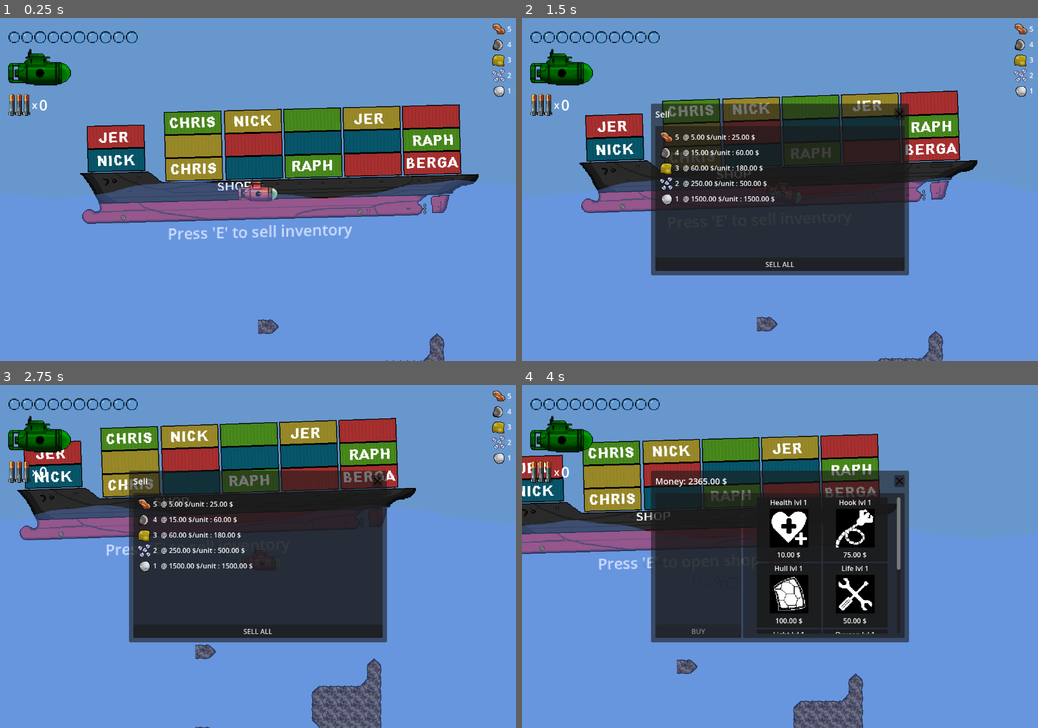
Above: before the commit, frames 1-4 (two rows, left to right).
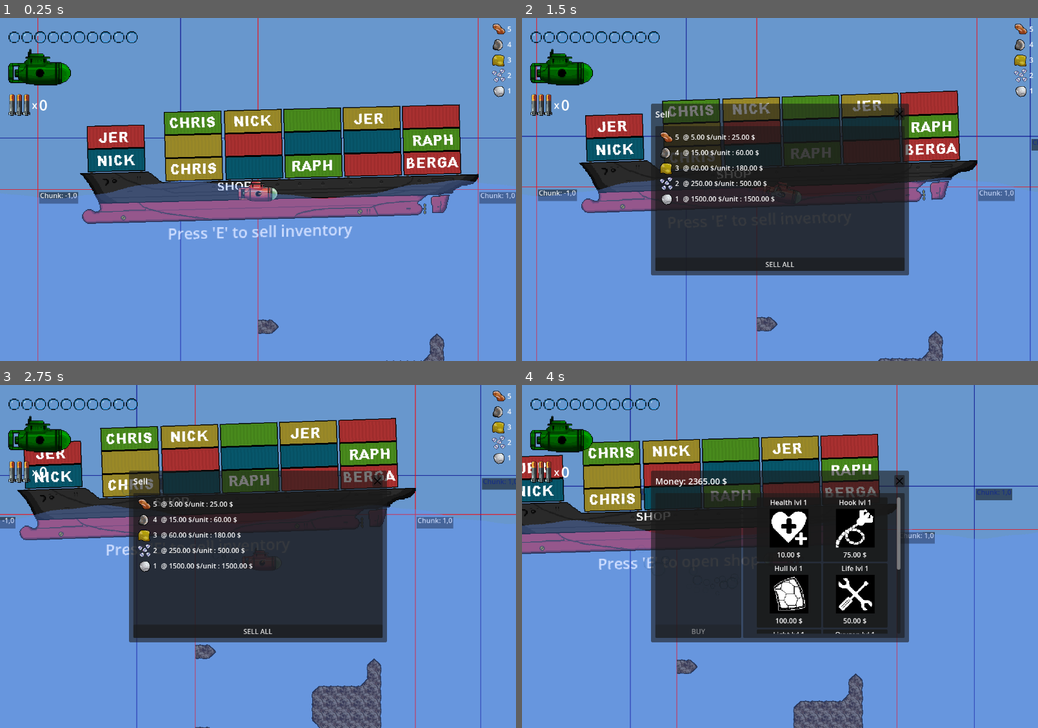
Above: after the commit, the same moments.

Repository: misterbamboo/ld57
Game: Godot game, scene res://MainGame.tscn
The game is run twice, just before and just after one commit, with the same random seed, the same clock (stepped at 60 frames per second) and the same inputs.
Inputs (mouse positions are in pixels of both pictures, inside the frame that each line leads up to):
- Up to frame 1 (0.25 s): no input
- Up to frame 2 (1.5 s): tap E at 0.5, 1.25 s; move the mouse to (893, 172) at 0.52 s; hold Right (sub_right) 0.53-1.28 s; tap R at 0.6 s; click (893, 172) at 0.67 s; move the mouse to (676, 206) at 1.27 s; hold Down (sub_down) from 1.28 s (still down); click (676, 206) at 1.35 s
- Up to frame 3 (2.75 s): tap R at 1.55, 2.1 s; tap E at 2 s; move the mouse to (309, 481) at 2.02 s; release Down (sub_down) at 2.03 s; hold Right (sub_right) from 2.03 s (still down)
- Up to frame 4 (4 s): tap E at 2.75, 2.85, 3.5 s; move the mouse to (754, 625) at 2.77 s; release Right (sub_right) at 2.78 s; hold Up (sub_up) 2.78-3.53 s; click (754, 625) at 2.92 s; tap R at 3.05, 3.6 s; move the mouse to (934, 607) at 3.52 s; hold Left (sub_left) from 3.53 s (still down)

The runs differ from the first frame. In frame 1, 1.4% of the frame differs, in the area x 0-100%, y 0-100%; in frame 2, 1.7%; in frame 3, 1.4%; in frame 4, 1.2%.

Commit message:
refactor: clean code map rendering code

Diff:
--- a/src/godotproject/CameraManagement/submarinefollow.gd
+++ b/src/godotproject/CameraManagement/submarinefollow.gd
@@ -1,208 +1,76 @@
+# Manages the camera following the submarine and handles map chunk loading
 extends Node2D
 
+# External references
 @export var target: Node2D
 @export var follow_speed: float = 10.0
 
-# Submarine depth tracking
+# Chunk configuration
+const CHUNK_SIZE := 16
+
+# Tile size configuration
+@export var cell_size: int = 20
+@export var background_cell_size: int = 128
+
+# Current chunk tracking
 var current_x_chunk := 0
 var current_y_chunk := 0
-
-# Background tracking
 var current_background_x_chunk := 0
 var current_background_y_chunk := 0
 
-# Cell size in pixels - determines the grid for tile placement
-@export var cell_size: int = 20
-@export var background_cell_size: int = 128
-
-# We want each chunk to be 16x16 tiles
-const CHUNK_SIZE := 16
-
-# Calculate tiles needed per chunk
-var tiles_per_chunk_x: int:
-	get: return CHUNK_SIZE
-var tiles_per_chunk_y: int:
-	get: return CHUNK_SIZE
-
-# Background tiles per chunk (may be different size)
-var background_tiles_per_chunk_x: int:
-	get: return CHUNK_SIZE
-var background_tiles_per_chunk_y: int:
-	get: return CHUNK_SIZE
-
-# Helper method to calculate chunk coordinates in a consistent way
 func get_chunk_coordinates(world_pos: Vector2, cell_size_value: int) -> Vector2:
-	# Convert world position to tile coordinates
 	var tile_x = int(world_pos.x / cell_size_value)
 	var tile_y = int(world_pos.y / cell_size_value)
-
-	# Convert tile coordinates to chunk coordinates
 	var chunk_x = floor(float(tile_x) / CHUNK_SIZE)
 	var chunk_y = floor(float(tile_y) / CHUNK_SIZE)
-
 	return Vector2(chunk_x, chunk_y)
 
 func _process(delta: float) -> void:
 	if target != null:
 		var target_position = target.position
 		position = position.lerp(target_position, follow_speed * delta)
+	update_main_layer_chunks()
+	update_background_layer_chunks()
 
-	_check_if_should_reload_map_viewport_chunk()
-	_check_if_should_reload_map_background()
-
-func _check_if_should_reload_map_viewport_chunk():
-	# Get submarine position and calculate chunk coordinates using the helper
+func update_main_layer_chunks():
 	var submarine_position = target.position
 	var chunk_coords = get_chunk_coordinates(submarine_position, cell_size)
 	var x_chunk = int(chunk_coords.x)
-	var y_chunk = max(0, int(chunk_coords.y))  # Keep y non-negative (no chunks above water)
+	var y_chunk = max(0, int(chunk_coords.y))
 
-	# Only load if we've changed chunk in either dimension
 	if current_x_chunk != x_chunk or current_y_chunk != y_chunk:
-		# Debug statement for chunk boundary crossing
-		print("==== CROSSING CHUNK BOUNDARY ====")
-		print("Moving from chunk (%d,%d) to chunk (%d,%d)" % [current_x_chunk, current_y_chunk, x_chunk, y_chunk])
+		var chunks_to_load = calculate_chunks_to_load(x_chunk, y_chunk)
+		for coord in chunks_to_load:
+			load_chunk(coord.x, coord.y, MapLayers.LEVEL)
 
-		# Calculate how many chunks we need to load around the player
-		# Typically we want to load a 3×3 grid centered on the submarine
-		var x_min = x_chunk - 1
-		var x_max = x_chunk + 1
-		var y_min = max(0, y_chunk - 1)  # Don't go above water
-		var y_max = y_chunk + 1
-
-		# Print the grid of chunks that will be loaded
-		print("Chunks that will be loaded (grid):")
-
-		# Print top row
-		var top_row = ""
-		for x in range(x_min, x_max + 1):
-			if y_min == y_chunk:
-				# If y_chunk is 0, then submarine is in the top row
-				if x == x_chunk:
-					top_row += " SUB |"
-				else:
-					top_row += "(%d,%d)|" % [x, y_min]
-			else:
-				top_row += "(%d,%d)|" % [x, y_min]
-		print(top_row.substr(0, top_row.length() - 1))  # Remove trailing |
-
-		# Print middle row - only if submarine isn't in the top row
-		if y_min != y_chunk:
-			var middle_row = ""
-			for x in range(x_min, x_max + 1):
-				if x == x_chunk and y_chunk == y_min + 1:
-					middle_row += " SUB |"
-				else:
-					middle_row += "(%d,%d)|" % [x, y_min + 1]
-			print(middle_row.substr(0, middle_row.length() - 1))  # Remove trailing |
-
-		# Print bottom row - always show this row
-		var bottom_row = ""
-		for x in range(x_min, x_max + 1):
-			if y_chunk == y_max:
-				# If submarine is in the bottom row
-				if x == x_chunk:
-					bottom_row += " SUB |"
-				else:
-					bottom_row += "(%d,%d)|" % [x, y_max]
-			else:
-				bottom_row += "(%d,%d)|" % [x, y_max]
-		print(bottom_row.substr(0, bottom_row.length() - 1))  # Remove trailing |
-
-		# Load each chunk individually - this improves performance by generating only what's needed
-		for load_x in range(x_min, x_max + 1):
-			for load_y in range(y_min, y_max + 1):
-				load_chunk(load_x, load_y, MapLayers.LEVEL)
-
-		# Update current position
 		current_x_chunk = x_chunk
 		current_y_chunk = y_chunk
 
-func _check_if_should_reload_map_background():
-	# Get submarine position and calculate chunk coordinates using the helper
+func update_background_layer_chunks():
 	var submarine_position = target.position
 	var chunk_coords = get_chunk_coordinates(submarine_position, background_cell_size)
 	var x_chunk = int(chunk_coords.x)
-	var y_chunk = max(0, int(chunk_coords.y))  # Keep y non-negative (no chunks above water)
+	var y_chunk = max(0, int(chunk_coords.y))
 
-	# Only load if we've changed chunk in either dimension
 	if current_background_x_chunk != x_chunk or current_background_y_chunk != y_chunk:
-		# Debug statement for background chunk boundary crossing
-		print("==== CROSSING BACKGROUND CHUNK BOUNDARY ====")
-		print("Moving from BG chunk (%d,%d) to BG chunk (%d,%d)" % [current_background_x_chunk, current_background_y_chunk, x_chunk, y_chunk])
+		var chunks_to_load = calculate_chunks_to_load(x_chunk, y_chunk)
+		for coord in chunks_to_load:
+			load_chunk(coord.x, coord.y, MapLayers.BACKGROUND)
 
-		# Calculate how many chunks we need to load around the player
-		var x_min = x_chunk - 1
-		var x_max = x_chunk + 1
-		var y_min = max(0, y_chunk - 1)  # Don't go above water
-		var y_max = y_chunk + 1
-
-		# Print the grid of chunks that will be loaded
-		print("Background chunks that will be loaded (grid):")
-
-		# Print top row
-		var top_row = ""
-		for x in range(x_min, x_max + 1):
-			if y_min == y_chunk:
-				# If y_chunk is 0, then submarine is in the top row
-				if x == x_chunk:
-					top_row += " SUB |"
-				else:
-					top_row += "(%d,%d)|" % [x, y_min]
-			else:
-				top_row += "(%d,%d)|" % [x, y_min]
-		print(top_row.substr(0, top_row.length() - 1))  # Remove trailing |
-
-		# Print middle row - only if submarine isn't in the top row
-		if y_min != y_chunk:
-			var middle_row = ""
-			for x in range(x_min, x_max + 1):
-				if x == x_chunk and y_chunk == y_min + 1:
-					middle_row += " SUB |"
-				else:
-					middle_row += "(%d,%d)|" % [x, y_min + 1]
-			print(middle_row.substr(0, middle_row.length() - 1))  # Remove trailing |
-
-		# Print bottom row - always show this row
-		var bottom_row = ""
-		for x in range(x_min, x_max + 1):
-			if y_chunk == y_max:
-				# If submarine is in the bottom row
-				if x == x_chunk:
-					bottom_row += " SUB |"
-				else:
-					bottom_row += "(%d,%d)|" % [x, y_max]
-			else:
-				bottom_row += "(%d,%d)|" % [x, y_max]
-		print(bottom_row.substr(0, bottom_row.length() - 1))  # Remove trailing |
-
-		# Load each chunk individually
-		for load_x in range(x_min, x_max + 1):
-			for load_y in range(y_min, y_max + 1):
-				load_chunk(load_x, load_y, MapLayers.BACKGROUND)
-
-		# Update current position
 		current_background_x_chunk = x_chunk
 		current_background_y_chunk = y_chunk
 
-# New chunk-based loading method
+func calculate_chunks_to_load(center_x: int, center_y: int) -> Array[Vector2i]:
+	var chunks_to_load: Array[Vector2i] = []
+	var x_min = center_x - 1
+	var x_max = center_x + 1
+	var y_min = max(0, center_y - 1)
+	var y_max = center_y + 1
+	for x in range(x_min, x_max + 1):
+		for y in range(y_min, y_max + 1):
+			chunks_to_load.append(Vector2i(x, y))
+	return chunks_to_load
+
 func load_chunk(chunk_x: int, chunk_y: int, map_layer: int):
-	# Make sure y is non-negative (can't go above water)
 	chunk_y = max(0, chunk_y)
-
-	# Debug information to help troubleshoot chunk loading
-	print("Loading chunk (%d,%d) layer %d" % [chunk_x, chunk_y, map_layer])
-
-	# Simply send the chunk coordinates to the map generator
 	EventBus.raise(LoadMapChunkEvent.new(map_layer, chunk_x, chunk_y))
-
-# Legacy method for backward compatibility
-func load_page_2d(x_page: int, y_page: int, map_layer: int):
-	# Convert page coordinates to chunk coordinates and use the new system
-	# Note: This assumes a 1:1 mapping between pages and chunks for compatibility
-	load_chunk(x_page, y_page, map_layer)
-
-# Legacy method for backward compatibility
-func load_page(page: int, map_layer: int, _rows_per_page: float):
-	# Convert to chunk coordinates
-	load_chunk(0, page, map_layer)
--- a/src/godotproject/MainGame.tscn
+++ b/src/godotproject/MainGame.tscn
@@ -69,7 +69,6 @@
 script = ExtResource("1_3tbxw")
 width = 100
 cell_size = 32
-debug_show_updated_areas = null
 
 [node name="TileMapRenderer" type="Node2D" parent="Map/MapGenerator"]
 script = ExtResource("7_a6adi")
@@ -143,8 +142,6 @@
 [node name="MapGenerator" type="Node2D" parent="ParallaxBackground/ParallaxLayer"]
 script = ExtResource("1_3tbxw")
 map_layer = 1
-debug_show_chunk_seams = null
-debug_show_updated_areas = null
 metadata/_custom_type_script = "uid://sc7omqwitfjq"
 
 [node name="TileMapRenderer" type="Node2D" parent="ParallaxBackground/ParallaxLayer/MapGenerator"]
--- a/src/godotproject/Map/map_generator.gd
+++ b/src/godotproject/Map/map_generator.gd
@@ -1,22 +1,21 @@
 @tool
 class_name MapGenerator extends Node2D
 
-# Map configuration
+# Configuration
 @export var map_layer: int = 0
 @export var width: int = 50
 @export var cell_size: int = 50
 @export var source_id: int = 0
-@export var debug_show_chunk_seams: bool = false  # Toggle for showing chunk seam debug lines
-@export var debug_show_updated_areas: bool = true  # Toggle for showing fading rectangles over updated areas
-
-# Constants for chunk size
-const CHUNK_SIZE := 16  # Each chunk is 16x16 tiles for all layer types
-
-# Components
+
+# Debug visualization option
+@export var debug_visualization: bool = true
+
+# Chunk configuration
+const CHUNK_SIZE := 16
+
+# Core components
 var noise_generator: NoiseGenerator
 var marching_squares: MarchingSquaresGenerator
-
-# Child node references
 var renderer: MapRenderer = null
 
 # Debug visualization for updated areas
@@ -34,66 +33,83 @@
 		self.y_from = area_y_from
 		self.y_to = area_y_to
 		self.time_left = duration
-		# Random vibrant color with alpha
 		self.color = Color(
-			randf_range(0.5, 1.0),  # Red
-			randf_range(0.5, 1.0),  # Green
-			randf_range(0.5, 1.0),  # Blue
-			0.6                     # Alpha
+			randf_range(0.5, 1.0),
+			randf_range(0.5, 1.0),
+			randf_range(0.5, 1.0),
+			0.6
 		)
 
-# List of recently updated areas to visualize
+# Active debug visualizations
 var updated_areas: Array[UpdatedArea] = []
 
 func _ready():
 	randomize()
 	if Engine.is_editor_hint():
 		return
-	ExplosionMap.on_explosion.connect(addExplosionAt)
-	EventBus.register(LoadMapChunkEvent.event_name, _on_load_map_chunk_event)
-	# Initialize noise components
+
+	initialize_components()
+	connect_signals()
+	build_initial_map()
+
+func initialize_components():
+	# Initialize noise generation system
 	noise_generator = NoiseGenerator.new(5)
 	_setup_default_noise_params()
 	marching_squares = MarchingSquaresGenerator.new(noise_generator)
 
-	# Find required renderer node
+	# Find the required renderer node
 	_find_renderer_node()
 
-	# Build initial map
-	randomize()
+func connect_signals():
+	ExplosionMap.on_explosion.connect(addExplosionAt)
+	EventBus.register(LoadMapChunkEvent.event_name, _on_load_map_chunk_event)
+
+func build_initial_map():
 	build(0, 16, 0, 16)
 
 func _process(delta):
-	if debug_show_chunk_seams:
-		queue_redraw()  # Request redraw for debug lines
-
-	if debug_show_updated_areas and updated_areas.size() > 0:
-		var areas_to_remove = []
-
-		# Update time left for each area
-		for i in range(updated_areas.size()):
-			updated_areas[i].time_left -= delta
-
-			# Decrease alpha based on time left
-			var alpha_multiplier = updated_areas[i].time_left / 1.5  # 1.5 seconds is the total duration
-			updated_areas[i].color.a = 0.6 * alpha_multiplier
-
-			# Mark for removal if faded out
-			if updated_areas[i].time_left <= 0:
-				areas_to_remove.append(i)
-
-		# Remove faded out areas (in reverse order to avoid index issues)
-		for i in range(areas_to_remove.size() - 1, -1, -1):
-			updated_areas.remove_at(areas_to_remove[i])
-
-		# Only redraw if there are still areas to show or we just removed some
-		if updated_areas.size() > 0 or areas_to_remove.size() > 0:
-			queue_redraw()
+	# Handle debug visualization updates
+	update_debug_visualizations(delta)
+
+func update_debug_visualizations(delta):
+	if debug_visualization:
+		queue_redraw()
+
+	if debug_visualization and not updated_areas.is_empty():
+		process_updated_areas(delta)
+
+func process_updated_areas(delta):
+	var areas_to_remove = []
+
+	# Update time left for each area and adjust opacity
+	for i in range(updated_areas.size()):
+		updated_areas[i].time_left -= delta
+
+		var alpha_multiplier = updated_areas[i].time_left / 1.5
+		updated_areas[i].color.a = 0.6 * alpha_multiplier
+
+		# Mark for removal if faded out
+		if updated_areas[i].time_left <= 0:
+			areas_to_remove.append(i)
+
+	# Remove faded out areas (in reverse order to avoid index issues)
+	for i in range(areas_to_remove.size() - 1, -1, -1):
+		updated_areas.remove_at(areas_to_remove[i])
+
+	# Redraw if there are any changes
+	if not updated_areas.is_empty() or not areas_to_remove.is_empty():
+		queue_redraw()
 
 func _draw():
-	if not debug_show_chunk_seams:
-		return
-
+	if not debug_visualization:
+		return
+
+	# Draw debug visualizations if enabled
+	draw_chunk_boundaries()
+	draw_updated_areas()
+
+func draw_chunk_boundaries():
 	# Calculate view bounds based on viewport
 	var viewport = get_viewport()
 	var canvas_transform = get_canvas_transform()
@@ -111,50 +127,53 @@
 	# Draw chunk seams
 	_draw_chunk_seams(top_left, bottom_right, CHUNK_SIZE, CHUNK_SIZE, cell_size, color)
 
-	# Draw updated areas if enabled
-	if debug_show_updated_areas:
-		for area in updated_areas:
-			# Convert tile coordinates to world coordinates
-			var rect_pos = Vector2(area.x_from * cell_size, area.y_from * cell_size)
-			var rect_size = Vector2((area.x_to - area.x_from) * cell_size, (area.y_to - area.y_from) * cell_size)
-
-			# Draw the rectangle with the area's current color
-			draw_rect(Rect2(rect_pos, rect_size), area.color, true)
-
-			# Draw a border around the rectangle (slightly darker than the fill color)
-			var border_color = area.color
-			border_color.r *= 0.8
-			border_color.g *= 0.8
-			border_color.b *= 0.8
-			border_color.a = min(1.0, area.color.a * 1.5)  # Make border more visible
-			draw_rect(Rect2(rect_pos, rect_size), border_color, false, 2.0)
+func draw_updated_areas():
+	for area in updated_areas:
+		# Convert tile coordinates to world coordinates
+		var rect_pos = Vector2(area.x_from * cell_size, area.y_from * cell_size)
+		var rect_size = Vector2((area.x_to - area.x_from) * cell_size, (area.y_to - area.y_from) * cell_size)
+
+		# Draw filled rectangle with current opacity
+		draw_rect(Rect2(rect_pos, rect_size), area.color, true)
+
+		# Draw border (slightly darker than the fill color)
+		var border_color = area.color
+		border_color.r *= 0.8
+		border_color.g *= 0.8
+		border_color.b *= 0.8
+		border_color.a = min(1.0, area.color.a * 1.5)  # Make border more visible
+		draw_rect(Rect2(rect_pos, rect_size), border_color, false, 2.0)
+
+func add_updated_area_debug(area_x_from: int, area_x_to: int, area_y_from: int, area_y_to: int):
+	updated_areas.append(UpdatedArea.new(area_x_from, area_x_to, area_y_from, area_y_to, 1.5))
+	queue_redraw()
 
 func addExplosionAt(pos: Vector2, radius: float) -> void:
 	if renderer == null:
 		return
 
+	# Calculate boundaries for the affected area
 	var x_from = int(pos.x - radius)
 	var x_to = int(pos.x + radius + 1)
 	var y_from = int(pos.y - radius)
 	var y_to = int(pos.y + radius + 1)
 
+	# Ensure coordinates are within valid range
 	x_from = max(0, x_from)
 	y_from = max(0, y_from)
 	x_to = min(width, x_to)
 	y_to = max(y_to, 0)
 
-	if renderer != null:
-		# Fix parameter order to match function signature
-		renderer.render_map(marching_squares, x_from, x_to, y_from, y_to)
+	# Regenerate the affected area
+	renderer.render_map(marching_squares, x_from, x_to, y_from, y_to)
 
 func _on_load_map_chunk_event(event: LoadMapChunkEvent):
 	if event.map_layer != map_layer:
 		return
 
-	# Store the chunk position for debugging
+	# Extract chunk coordinates
 	var chunk_x = event.chunk_x
 	var chunk_y = event.chunk_y
-	var event_map_layer = event.map_layer  # Renamed to avoid shadowing the class variable
 
 	# Convert chunk coordinates to tile coordinates
 	var x_from = chunk_x * CHUNK_SIZE
@@ -162,27 +181,24 @@
 	var y_from = chunk_y * CHUNK_SIZE
 	var y_to = y_from + CHUNK_SIZE
 
-	print("Map layer %d: Loading chunk at (%d,%d), tile range: (%d,%d) to (%d,%d)" % [event_map_layer, chunk_x, chunk_y, x_from, y_from, x_to, y_to])
-
-	# Build the chunk using the existing build method
+	# Generate the chunk
 	build(x_from, x_to, y_from, y_to)
 
-	# Add visual debug for the updated area if enabled
-	if debug_show_updated_areas:
+	# Add debug visualization if enabled
+	if debug_visualization:
 		add_updated_area_debug(x_from, x_to, y_from, y_to)
 
-func add_updated_area_debug(area_x_from: int, area_x_to: int, area_y_from: int, area_y_to: int):
-	# Create a new updated area and add it to the list
-	# Using different parameter names to avoid shadowing warnings
-	updated_areas.append(UpdatedArea.new(area_x_from, area_x_to, area_y_from, area_y_to, 1.5))  # Fade out over 1.5 seconds
-	queue_redraw()  # Request a redraw to show the new area
+func build(x_from: int, x_to: int, y_from: int, y_to: int):
+	if Engine.is_editor_hint() or renderer == null:
+		return
+
+	# Generate map with the renderer
+	renderer.render_map(marching_squares, x_from, x_to, y_from, y_to)
 
 func get_chunk_coordinates_at_world_position(world_pos: Vector2) -> Vector2:
-	# Calculate chunk coordinates from world position
 	var tile_x = int(world_pos.x / cell_size)
 	var tile_y = int(world_pos.y / cell_size)
 
-	# Convert tile coordinates to chunk coordinates
 	var chunk_x = floor(float(tile_x) / CHUNK_SIZE)
 	var chunk_y = floor(float(tile_y) / CHUNK_SIZE)
 
@@ -190,35 +206,34 @@
 
 func _find_renderer_node():
 	renderer = null
-
 	var renderer_count = 0
-	# Find the first renderer node
+
 	for child in get_children():
 		if child is MapRenderer:
 			renderer_count += 1
-			if renderer == null:  # Take the first one found
+			if renderer == null:
 				renderer = child
 
-	# Display error if required node is missing
 	if renderer == null:
-		push_error("MapGenerator requires a MapRenderer child node (TileMapRenderer or PolygonRenderer)!")
-		printerr("MapGenerator requires a MapRenderer child node!")
-
-	# Display warning if multiple renderers found
+		push_error("MapGenerator requires a MapRenderer child node")
+		printerr("MapGenerator requires a MapRenderer child node")
+
 	if renderer_count > 1:
 		push_warning("MapGenerator found multiple renderer nodes. Only the first one will be used.")
-		printerr("MapGenerator found multiple renderer nodes. Only the first one will be used.")
 
 func _setup_default_noise_params():
-	# First layer
-	var seed_1 = randf() * 100000 # save seed to have same result later
+	# First layer - main terrain structure
+	var seed_1 = randf() * 100000
 	noise_generator.set_noise_params(0, 1.00, 6.50, seed_1, 0.18, 7.40, 0.87, 0.58)
-	# Second layer
-	var seed_2 = randf() * 100000 # save seed to have same result later
+
+	# Second layer - detail and variation
+	var seed_2 = randf() * 100000
 	noise_generator.set_noise_params(1, 0.50, 37.5, seed_2, 0.11, 7.00, 0.65, 0.01)
-	# Third layer
-	var seed_3 = randf() * 100000 # save seed to have same result later
+
+	# Third layer - subtle noise
+	var seed_3 = randf() * 100000
 	noise_generator.set_noise_params(2, 1.00, 0.00, seed_3, 0.12, 0.00, 0.00, 0.00)
+
 	# Fourth and fifth layers (unused by default)
 	noise_generator.set_noise_params(3, 0.00, 0.00, 0.00, 0.00, 0.00, 0.00, 0.00)
 	noise_generator.set_noise_params(4, 0.00, 0.00, 0.00, 0.00, 0.00, 0.00, 0.00)
@@ -230,18 +245,9 @@
 	if event is InputEventKey and event.pressed and event.keycode == KEY_R:
 		build(0, 16, 0, 16)
 
-func build(x_from: int, x_to: int, y_from: int, y_to: int):
-	if Engine.is_editor_hint() or renderer == null:
-		return
-
-	# Generate map with the renderer
-	if renderer != null:
-		renderer.render_map(marching_squares, x_from, x_to, y_from, y_to)
-
 func _get_configuration_warnings():
 	var warnings = []
 
-	# Look for renderer child nodes
 	var has_renderer = false
 	var renderer_count = 0
 
@@ -251,7 +257,7 @@
 			renderer_count += 1
 
 	if not has_renderer:
-		warnings.append("MapGenerator requires a MapRenderer child node (TileMapRenderer or PolygonRenderer)!")
+		warnings.append("MapGenerator requires a MapRenderer child node")
 
 	if renderer_count > 1:
 		warnings.append("MapGenerator has multiple renderer nodes. Only the first one will be used.")
@@ -259,47 +265,55 @@
 	return warnings
 
 func _draw_chunk_seams(top_left: Vector2, bottom_right: Vector2, rows_in_chunk: float, cols_in_chunk: float, cell_size_px: float, color: Color):
-	# Calculate chunk dimensions in world units (number of tiles × cell size)
 	var chunk_height = rows_in_chunk * cell_size_px
 	var chunk_width = cols_in_chunk * cell_size_px
 
-	# Find chunk coordinates for corners of the view
+	# Calculate visible chunk range
 	var top_left_chunk = get_chunk_coordinates_at_world_position(top_left)
 	var bottom_right_chunk = get_chunk_coordinates_at_world_position(bottom_right)
 
-	# Expand the range by 1 in each direction to ensure all visible chunks are shown
+	# Expand range to ensure all visible chunks are shown
 	var min_chunk_x = int(top_left_chunk.x) - 1
 	var max_chunk_x = int(bottom_right_chunk.x) + 1
 	var min_chunk_y = int(top_left_chunk.y) - 1
 	var max_chunk_y = int(bottom_right_chunk.y) + 1
 
-	# Convert chunk coordinates back to world coordinates for drawing
+	# Draw horizontal grid lines
 	for chunk_y in range(min_chunk_y, max_chunk_y + 1):
 		var y_world = chunk_y * chunk_height
-		# Draw horizontal grid line
-		draw_line(Vector2(min_chunk_x * chunk_width - 1000, y_world),
-				  Vector2(max_chunk_x * chunk_width + 1000, y_world),
-				  color, 2.0)
-
+		draw_line(
+			Vector2(min_chunk_x * chunk_width - 1000, y_world),
+			Vector2(max_chunk_x * chunk_width + 1000, y_world),
+			color, 2.0
+		)
+
+	# Draw vertical grid lines
 	for chunk_x in range(min_chunk_x, max_chunk_x + 1):
 		var x_world = chunk_x * chunk_width
-		# Draw vertical grid line
-		draw_line(Vector2(x_world, min_chunk_y * chunk_height - 1000),
-				  Vector2(x_world, max_chunk_y * chunk_height + 1000),
-				  color, 2.0)
-
-	# Add chunk number labels at each chunk corner
-	for chunk_y in range(min_chunk_y, max_chunk_y + 1):
-		for chunk_x in range(min_chunk_x, max_chunk_x + 1):
+		draw_line(
+			Vector2(x_world, min_chunk_y * chunk_height - 1000),
+			Vector2(x_world, max_chunk_y * chunk_height + 1000),
+			color, 2.0
+		)
+
+	# Draw chunk coordinate labels
+	draw_chunk_labels(min_chunk_x, max_chunk_x, min_chunk_y, max_chunk_y, chunk_width, chunk_height)
+
+func draw_chunk_labels(min_x: int, max_x: int, min_y: int, max_y: int, chunk_width: float, chunk_height: float):
+	for chunk_y in range(min_y, max_y + 1):
+		for chunk_x in range(min_x, max_x + 1):
 			var x_world = chunk_x * chunk_width
 			var y_world = chunk_y * chunk_height
 			var label_position = Vector2(x_world + 5, y_world + 20)
 
-			# Draw a background for the text to make it more visible
+			# Draw text background for better visibility
 			var text = "Chunk: %d,%d" % [chunk_x, chunk_y]
 			var font = ThemeDB.fallback_font
 			var text_size = font.get_string_size(text, HORIZONTAL_ALIGNMENT_LEFT, -1, 16)
-			draw_rect(Rect2(label_position.x - 2, label_position.y - 14, text_size.x + 4, text_size.y + 4), Color(0, 0, 0, 0.5))
-
-			# Draw the text
+			draw_rect(
+				Rect2(label_position.x - 2, label_position.y - 14, text_size.x + 4, text_size.y + 4),
+				Color(0, 0, 0, 0.5)
+			)
+
+			# Draw the coordinate text
 			draw_string(font, label_position, text, HORIZONTAL_ALIGNMENT_LEFT, -1, 16, Color(1, 1, 1, 0.9))
Not shown: 2 places in src/godotproject/MainGame.tscn that only renumber resources
Not shown: 1 places in src/godotproject/Submarine/submarine.tscn that only renumber resources
